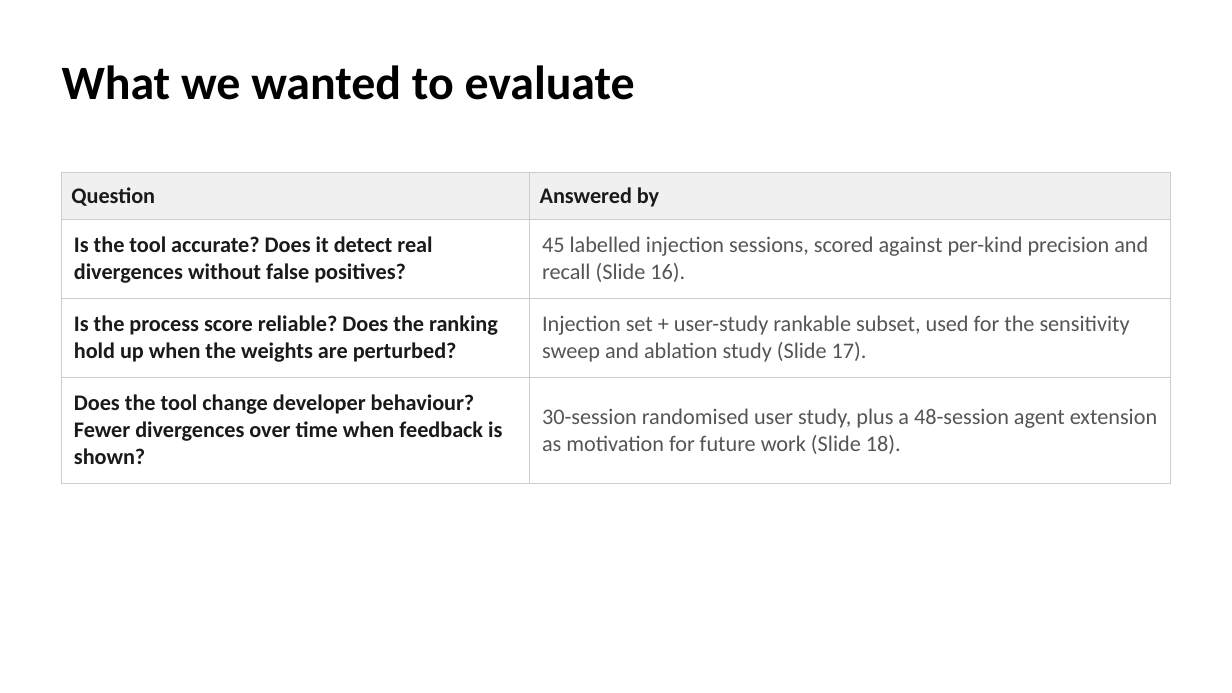
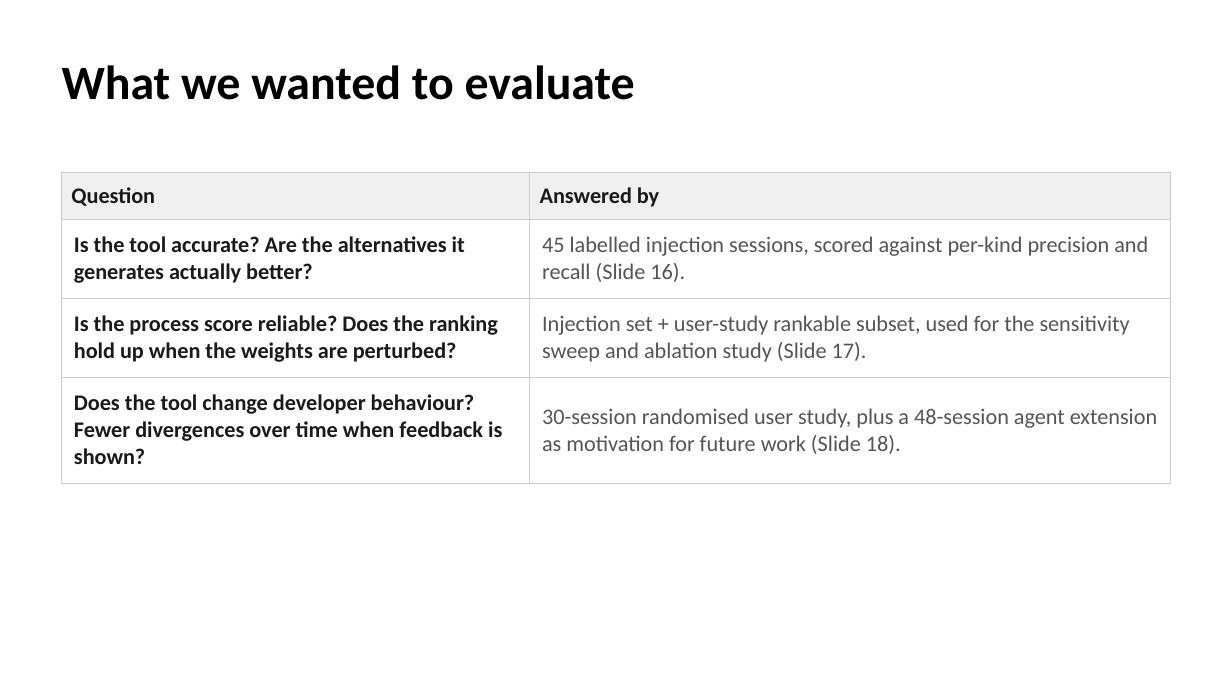
Before and after one commit to EthanHosier/fyp, a slide deck: slide 15 of presentation/slides.pptx. Drawn at 1232x693 pixels with LibreOffice and Linux fonts; fonts in the diff are those of the drawing. Boxes give left, top, right and bottom in pixels: in the first picture for what was removed or moved away, otherwise in the second. Text is boxed around its words. In the diff, an @@ line names an element or a change of style, - is before the commit and + after.

Commit message:
feat: add Are the alternatives actually better slide

```diff
--- a/presentation/slides.pptx
+++ b/presentation/slides.pptx
@@ table at (62,172,1170,468) @@
-row 2, column 1: Is the tool accurate? Does it detect real divergences without false positives?
+row 2, column 1: Is the tool accurate? Are the alternatives it generates actually better?
```
Also in this commit, not shown: 1 other slide changed, 1 slide added, 1 other file.
